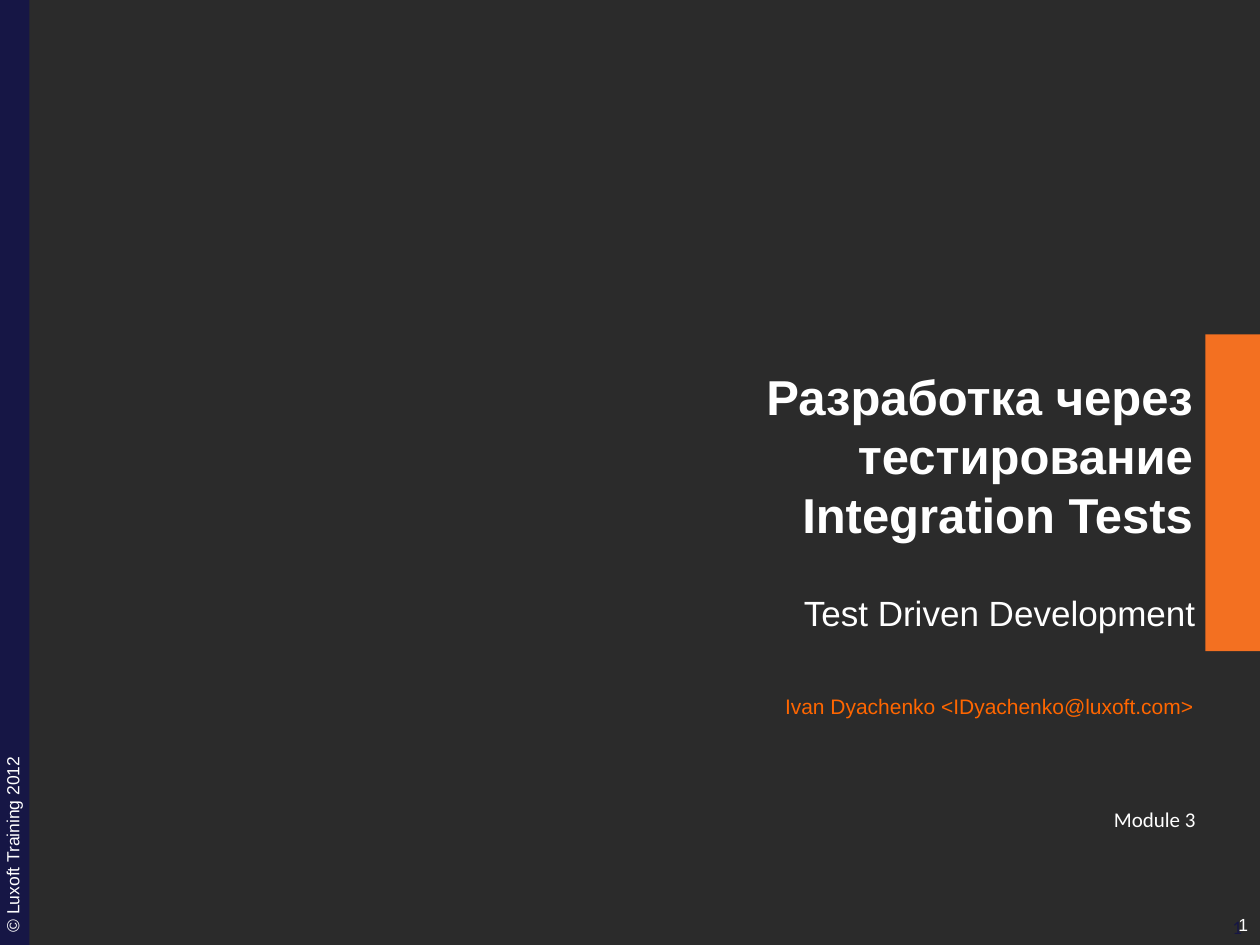
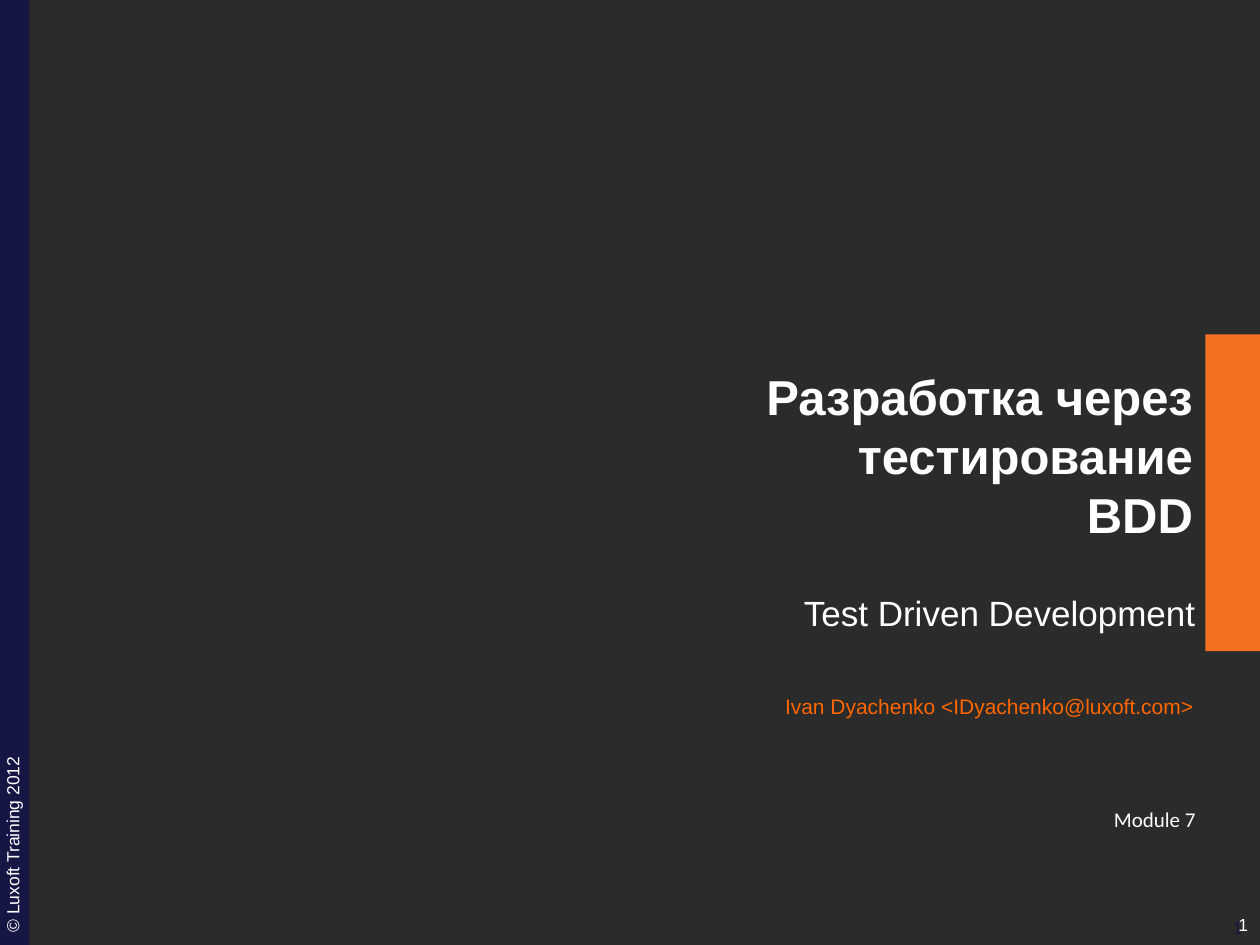
Before and after one commit to ivan-dyachenko/Trainings, a slide deck: slide 1 of Test Driven Development/materials/pptx/7. TDD-BDD.pptx. Drawn at 1260x945 pixels with LibreOffice and Linux fonts; fonts in the diff are those of the drawing; background and template pictures are left out; a plain dark background stands for a picture behind light text. Boxes give left, top, right and bottom in pixels: in the first picture for what was removed or moved away, otherwise in the second. Text is boxed around its words. In the diff, an @@ line names an element or a change of style, - is before the commit and + after.

```diff
--- a/Test Driven Development/materials/pptx/7. TDD-BDD.pptx
+++ b/Test Driven Development/materials/pptx/7. TDD-BDD.pptx
@@ title at [766,379,1193,533]: text changed @@
-Разработка через тестирование
-Integration Tests
+Разработка через тестирование
+BDD
@@ text at [1114,812,1196,827]: text changed @@
-Module 3
+Module 7
```
Also in this commit, not shown: 3 other slides changed, 3 other files.
